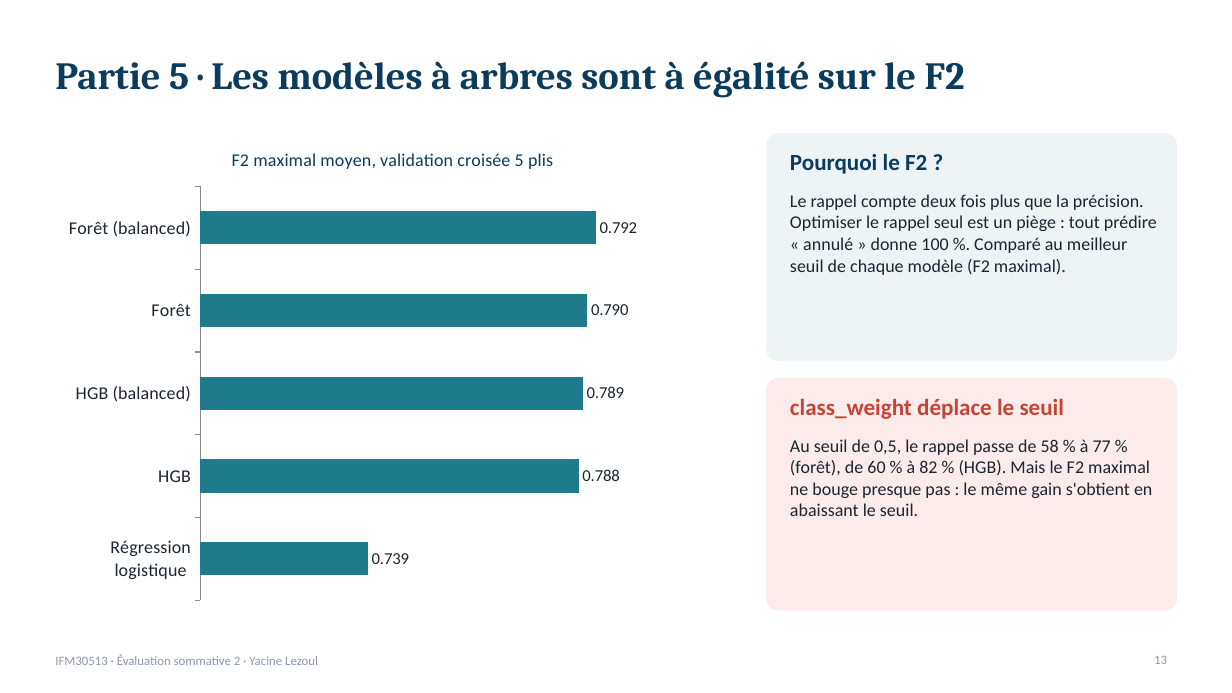
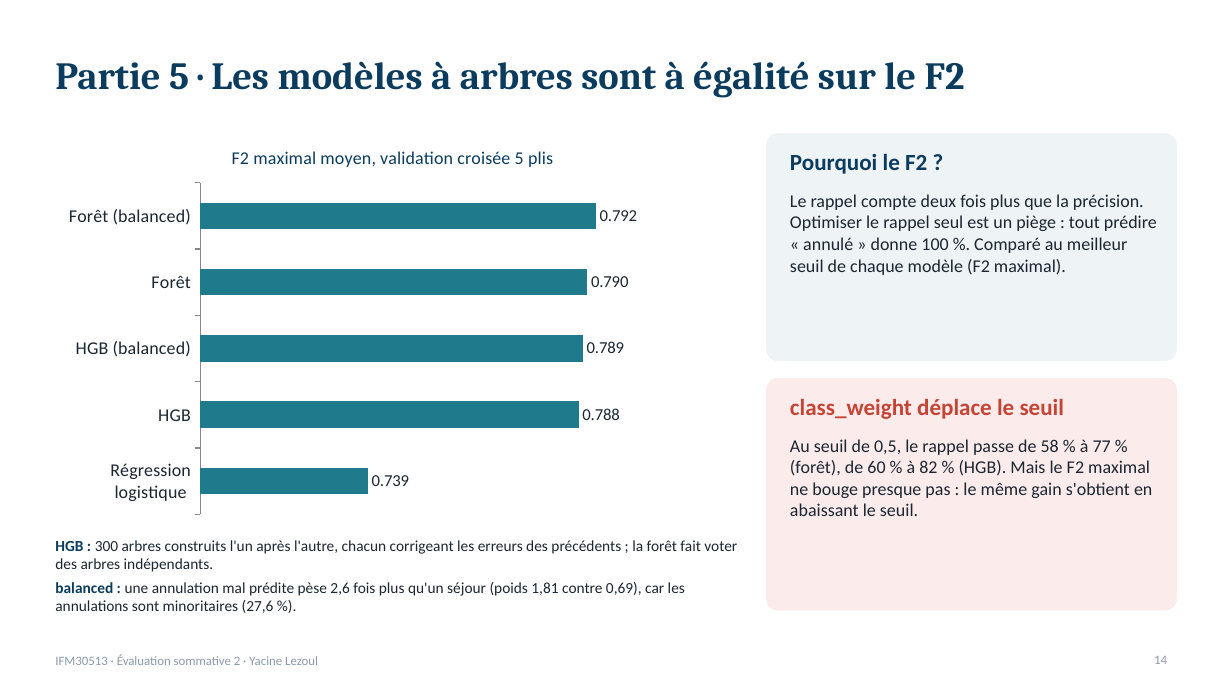
Before and after one commit to lezoul/hotel-cancellation-pipeline, a slide deck: slide 14 of reports/presentation_annulations.pptx (slide 13 before the commit). Drawn at 1232x693 pixels with LibreOffice and Linux fonts; fonts in the diff are those of the drawing. Boxes give left, top, right and bottom in pixels: in the first picture for what was removed or moved away, otherwise in the second. Text is boxed around its words. In the diff, an @@ line names an element or a change of style, - is before the commit and + after.

```diff
--- a/reports/presentation_annulations.pptx
+++ b/reports/presentation_annulations.pptx
@@ bar chart: place and size @@
-bar chart at [55, 129, 730, 610]
+bar chart at [55, 129, 730, 522]
@@ text added at [55, 540, 737, 613], 12 pt, text #1B2631 @@
+HGB : 300 arbres construits l'un après l'autre, chacun corrigeant les erreurs des précédents ; la forêt fait voter des arbres indépendants.
+balanced : une annulation mal prédite pèse 2,6 fois plus qu'un séjour (poids 1,81 contre 0,69), car les annulations sont minoritaires (27,6 %).
@@ page number at [1154, 656, 1167, 664]: text changed @@
-13
+14
```
Also in this commit, not shown: 3 other slides changed, 1 slide added, 1 other file.
